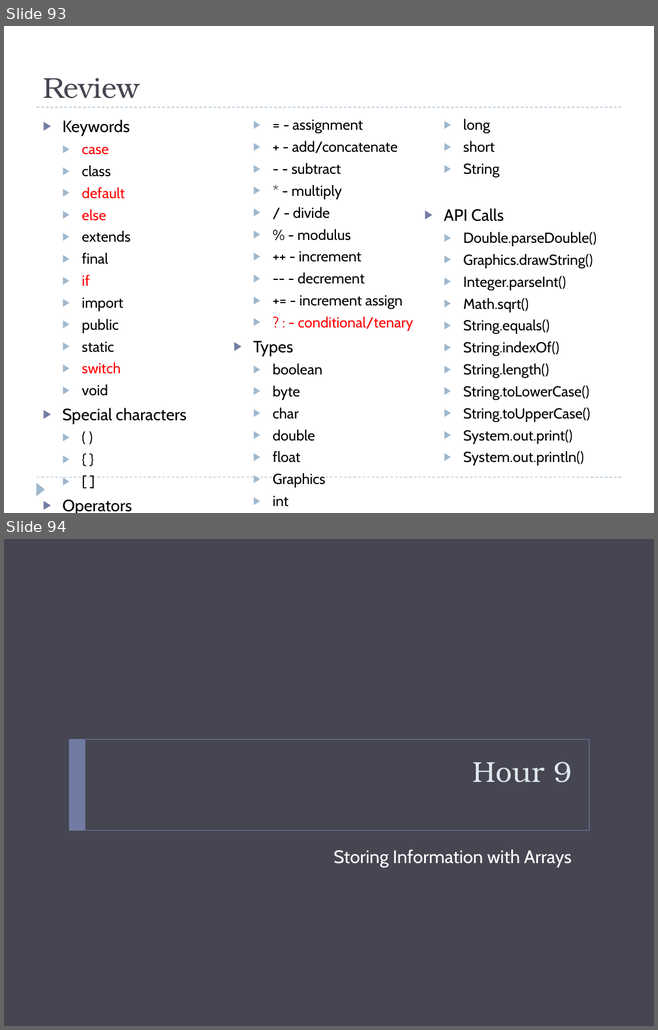
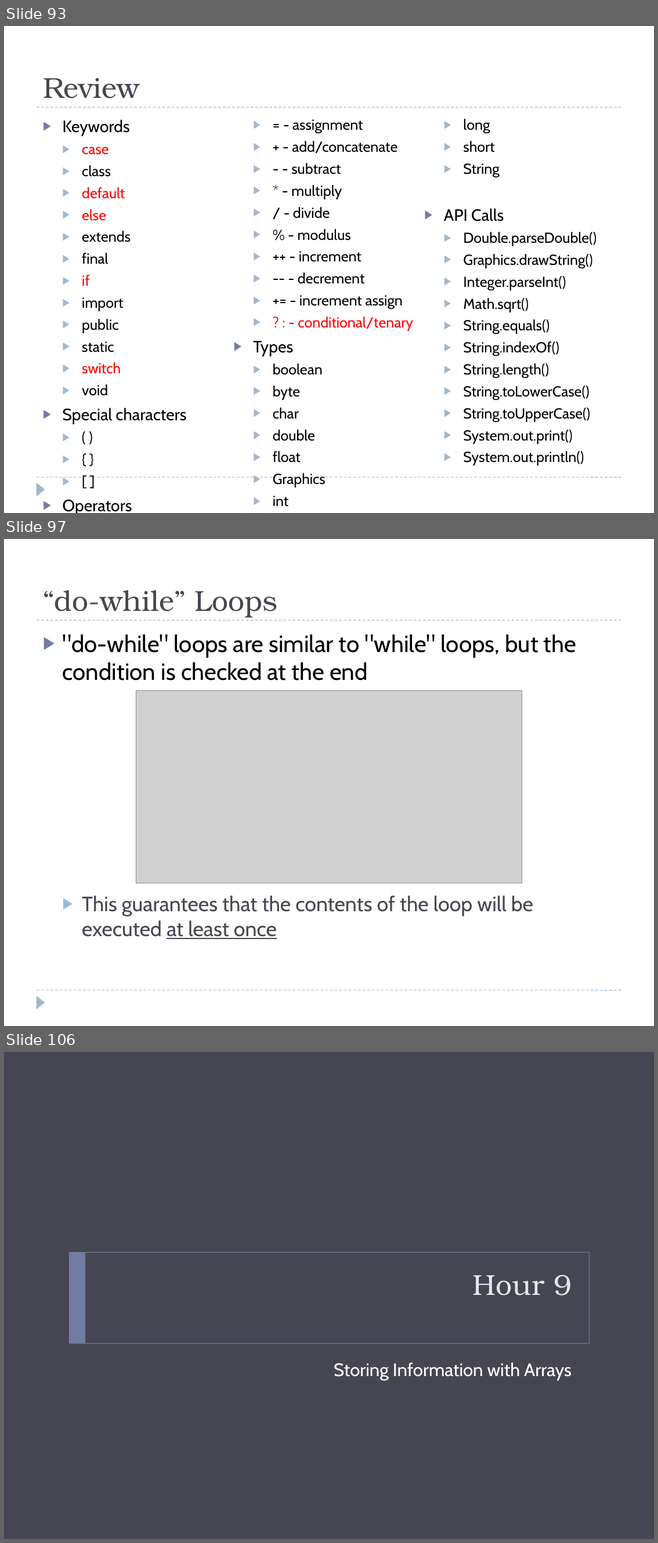
Before and after one commit to bcraig108/JavaClass_2013_Summer, a slide deck: Introduction to Java Programming.pptx. Shown one above the other, each under a label of ours: slides 93 and 94 before the commit, slides 93, 97 and 106 after it; the slides between them are not shown. The pictures are 658x1030 and 658x1543 pixels, drawn with LibreOffice and Linux fonts; fonts in the diff are those of the drawing; grey boxes stand for pictures; background and template pictures are left out. Boxes give left, top, right and bottom in pixels: in the first picture for what was removed or moved away, otherwise in the second. Text is boxed around its words. In the diff, an @@ line names an element or a change of style, - is before the commit and + after.

```diff
--- a/Introduction to Java Programming.pptx
+++ b/Introduction to Java Programming.pptx
@@ slide 97 added at <box>4,539,654,1026</box>, background #FFFFFF; not listed: 3 template elements that a slide beside it also shows @@
@@ title added at <box>43,590,277,618</box>, 32 pt, text #464653 @@
+“do-while” Loops
@@ text added at <box>63,634,576,939</box>, 26 pt, text #000000 @@
+▶ "do-while" loops are similar to "while" loops, but the condition is checked at the end
+  ▶ This guarantees that the contents of the loop will be executed at least once
@@ picture added at <box>136,690,522,884</box> @@
@@ what was slide 94 is now slide 106 @@
```
Also in this commit, not shown: 12 other slides added, 1 slide removed, 1 other file.
